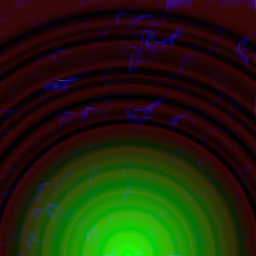
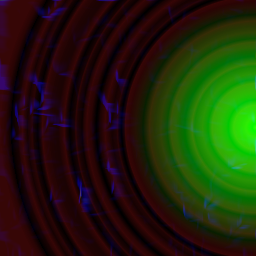
Revision of a layered 256px x 256px image; what changed, layer by layer:
painted on "Lava Layer" over [0, 0, 256, 256]
painted on "light reflection" over [0, 0, 256, 256]
painted on "rain reduction" over [1, 0, 256, 256]
